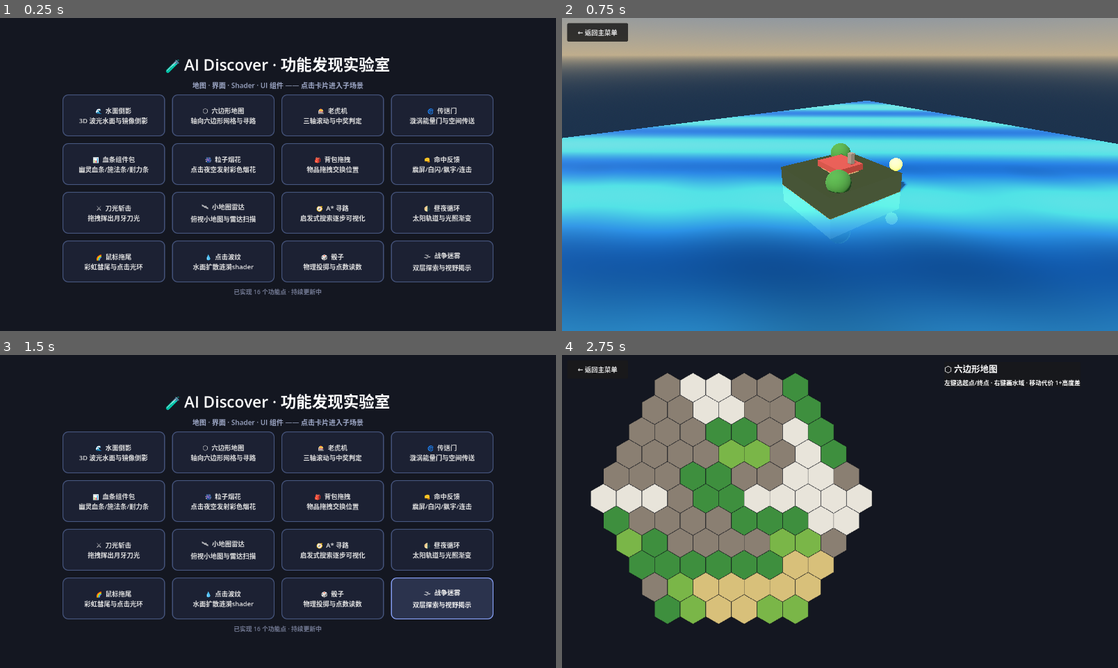
Above: before the commit, frames 1-4 (two rows, left to right).
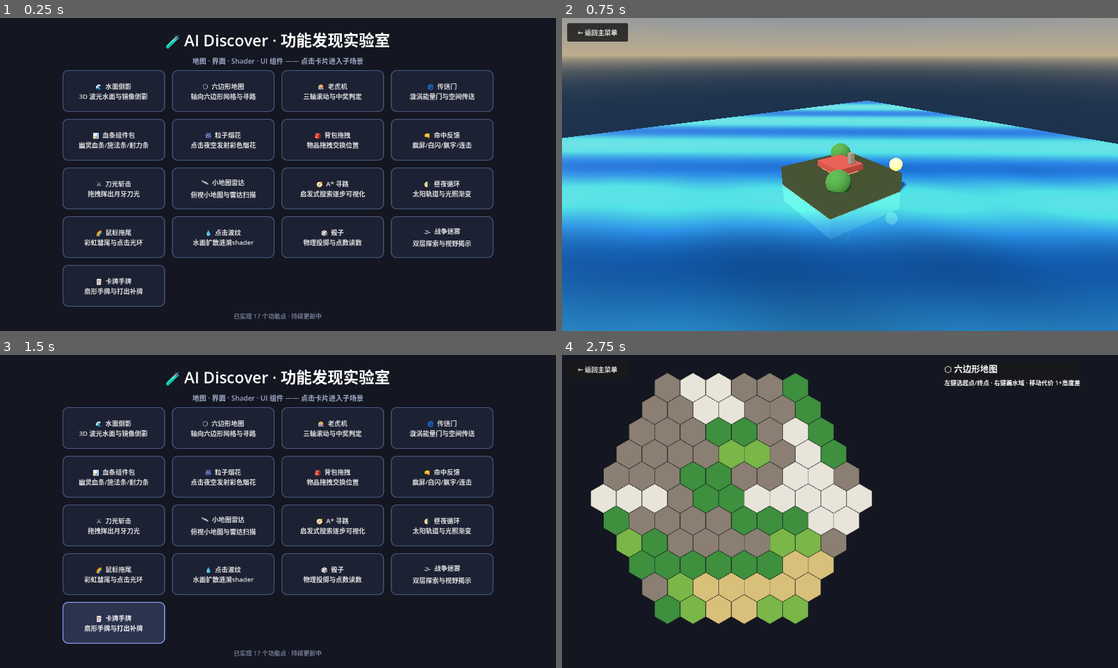
Above: after the commit, the same moments.

Repository: richardkiwilee/pyFramework
Game: Godot game, scene res://scenes/menu.tscn
The game is run twice, just before and just after one commit, with the same random seed, the same clock (stepped at 60 frames per second) and the same inputs.
Inputs:
- Up to frame 1 (0.25 s): no input
- Up to frame 2 (0.75 s): click "🌊 水面倒影 3D 波光水面与镜像倒影" at 0.5 s
- Up to frame 3 (1.5 s): click "← 返回主菜单" at 1.25 s
- Up to frame 4 (2.75 s): click "⬡ 六边形地图 轴向六边形网格与寻路" at 2 s

The runs differ from the first frame. In frame 1, 14% of the frame differs, in the area x 11-89%, y 4-97%; in frame 2, nothing differs; in frame 3, 18%; in frame 4, nothing differs.

Commit message:
ai-discover: 功能17 卡牌手牌——扇形排布/悬停抬升/打出补牌
Co-Authored-By: Claude <noreply@anthropic.com>

Diff:
--- /dev/null
+++ b/ai-discover/features/card_hand/card_hand.gd
@@ -0,0 +1,220 @@
+extends Control
+## =============================================================================
+## 卡牌手牌 —— 卡牌游戏核心 UI：扇形手牌 + 悬停抬升 + 打出补牌
+## =============================================================================
+## · 手牌扇形排布（弧线 + 微旋转），悬停的卡抬升放大并置于最前；
+## · 点击打出：卡飞向战场区变成小卡，同时从牌库补一张新手牌
+##   （新卡从右上角牌库滑进手牌，有入手指向动画）；
+## · 牌库/弃牌计数 + 【重置】按钮。
+## 卡面全部程序化生成（无美术资源）：费用圆徽 + 卡名 + 表情 + 描述。
+## =============================================================================
+
+const CARD_W := 128.0
+const CARD_H := 176.0
+const HAND_CENTER_X := 640.0
+const HAND_Y := 600.0
+const FAN_SPREAD := 102.0
+const MAX_HAND := 7
+
+const CARD_POOL: Array[Dictionary] = [
+	{"name": "火球术", "cost": 3, "emoji": "🔥", "color": Color(0.85, 0.30, 0.20), "desc": "造成 6 点伤害"},
+	{"name": "寒冰箭", "cost": 2, "emoji": "❄️", "color": Color(0.25, 0.55, 0.95), "desc": "冻结一个敌人"},
+	{"name": "治疗术", "cost": 2, "emoji": "💚", "color": Color(0.30, 0.75, 0.40), "desc": "回复 5 点生命"},
+	{"name": "召唤狼", "cost": 4, "emoji": "🐺", "color": Color(0.60, 0.45, 0.25), "desc": "召唤 2/2 狼"},
+	{"name": "闪电链", "cost": 3, "emoji": "⚡", "color": Color(0.70, 0.60, 0.15), "desc": "弹跳 3 个目标"},
+	{"name": "奥术智慧", "cost": 3, "emoji": "🔮", "color": Color(0.55, 0.35, 0.85), "desc": "抽 2 张牌"},
+	{"name": "神圣护盾", "cost": 1, "emoji": "🛡️", "color": Color(0.80, 0.75, 0.55), "desc": "抵挡下次攻击"},
+	{"name": "疾风步", "cost": 1, "emoji": "💨", "color": Color(0.45, 0.70, 0.80), "desc": "本回合+2 速度"},
+]
+
+var _hand: Array = []          # {card: Control, data: Dictionary}
+var _played: Array = []        # 战场上的小卡
+var _deck := 15
+var _hovered := -1
+
+@onready var deck_label: Label = $CanvasLayer/TopBar/DeckLabel
+@onready var play_label: Label = $CanvasLayer/TopBar/PlayLabel
+
+
+func _ready() -> void:
+	$CanvasLayer/TopBar/ResetBtn.pressed.connect(_reset)
+	# 起手 5 张
+	for i in 5:
+		_draw_card(true)
+
+
+## 造一张卡（程序化卡面）
+func _make_card(data: Dictionary) -> Control:
+	var card := Control.new()
+	card.custom_minimum_size = Vector2(CARD_W, CARD_H)
+	card.mouse_filter = Control.MOUSE_FILTER_PASS
+
+	var bg := ColorRect.new()
+	bg.size = Vector2(CARD_W, CARD_H)
+	bg.color = Color(0.09, 0.10, 0.15)
+	bg.mouse_filter = Control.MOUSE_FILTER_IGNORE
+	card.add_child(bg)
+
+	# 彩色边框（类型色）
+	var border := ColorRect.new()
+	border.size = Vector2(CARD_W, CARD_H)
+	border.color = data["color"]
+	border.color.a = 0.35
+	border.mouse_filter = Control.MOUSE_FILTER_IGNORE
+	card.add_child(border)
+
+	var box := VBoxContainer.new()
+	box.position = Vector2(10, 10)
+	box.size = Vector2(CARD_W - 20, CARD_H - 20)
+	box.add_theme_constant_override("separation", 6)
+	card.add_child(box)
+
+	# 费用圆徽
+	var cost := Label.new()
+	cost.text = str(data["cost"])
+	cost.add_theme_font_size_override("font_size", 20)
+	cost.add_theme_color_override("font_color", Color(0.15, 0.15, 0.2))
+	var cost_sb := StyleBoxFlat.new()
+	cost_sb.bg_color = Color(0.95, 0.9, 0.7)
+	cost_sb.set_corner_radius_all(14)
+	cost.add_theme_stylebox_override("normal", cost_sb)
+	cost.custom_minimum_size = Vector2(30, 30)
+	box.add_child(cost)
+
+	# 表情主图
+	var art := Label.new()
+	art.text = data["emoji"]
+	art.add_theme_font_size_override("font_size", 44)
+	art.horizontal_alignment = HORIZONTAL_ALIGNMENT_CENTER
+	box.add_child(art)
+
+	# 卡名
+	var name_label := Label.new()
+	name_label.text = data["name"]
+	name_label.add_theme_font_size_override("font_size", 15)
+	name_label.horizontal_alignment = HORIZONTAL_ALIGNMENT_CENTER
+	box.add_child(name_label)
+
+	# 描述
+	var desc := Label.new()
+	desc.text = data["desc"]
+	desc.add_theme_font_size_override("font_size", 11)
+	desc.horizontal_alignment = HORIZONTAL_ALIGNMENT_CENTER
+	desc.autowrap_mode = TextServer.AUTOWRAP_WORD_SMART
+	box.add_child(desc)
+
+	# 交互
+	card.mouse_entered.connect(_on_card_enter.bind(card))
+	card.mouse_exited.connect(_on_card_exit.bind(card))
+	card.gui_input.connect(_on_card_input.bind(card))
+	add_child(card)
+	return card
+
+
+## 抽一张牌加入手牌（instant = 直接落位，否则从牌库滑入）
+func _draw_card(instant: bool) -> void:
+	if _deck <= 0 or _hand.size() >= MAX_HAND:
+		return
+	_deck -= 1
+	var data: Dictionary = CARD_POOL[randi() % CARD_POOL.size()]
+	var card := _make_card(data)
+	card.pivot_offset = Vector2(CARD_W / 2.0, CARD_H)
+	card.position = Vector2(1150, 40)
+	card.scale = Vector2(0.4, 0.4)
+	card.rotation = -0.5
+	_hand.append({"card": card, "data": data})
+	if instant:
+		_arrange_hand(true)
+	else:
+		_arrange_hand(false)
+	_update_labels()
+
+
+## 悬停 / 移出
+func _on_card_enter(card: Control) -> void:
+	_hovered = _index_of(card)
+	_arrange_hand(false)
+
+
+func _on_card_exit(_card: Control) -> void:
+	_hovered = -1
+	_arrange_hand(false)
+
+
+func _on_card_input(event: InputEvent, card: Control) -> void:
+	if event is InputEventMouseButton and event.pressed and event.button_index == MOUSE_BUTTON_LEFT:
+		_play_card(_index_of(card))
+
+
+func _index_of(card: Control) -> int:
+	for i in _hand.size():
+		if _hand[i]["card"] == card:
+			return i
+	return -1
+
+
+## 扇形排布（instant = 瞬间到位，否则补间动画）
+func _arrange_hand(instant: bool) -> void:
+	var n := _hand.size()
+	for i in n:
+		var entry: Dictionary = _hand[i]
+		var card: Control = entry["card"]
+		var t := float(i) / float(maxi(1, n - 1)) - 0.5      # -0.5..0.5
+		var target := Vector2(HAND_CENTER_X + t * FAN_SPREAD * (n - 1), HAND_Y + absf(t) * 150.0)
+		var rot := t * 0.22
+		if i == _hovered:
+			target.y -= 70.0
+			rot = 0.0
+		card.z_index = 10 + (100 if i == _hovered else i)
+		if instant:
+			card.position = target
+			card.rotation = rot
+			card.scale = Vector2.ONE * (1.18 if i == _hovered else 1.0)
+		else:
+			var tw := card.create_tween().set_parallel(true)
+			tw.tween_property(card, "position", target, 0.22).set_trans(Tween.TRANS_QUAD).set_ease(Tween.EASE_OUT)
+			tw.tween_property(card, "rotation", rot, 0.22)
+			tw.tween_property(card, "scale", Vector2.ONE * (1.18 if i == _hovered else 1.0), 0.22)
+
+
+## 打出：飞到战场 → 变迷你卡 → 补牌
+func _play_card(idx: int) -> void:
+	if idx < 0:
+		return
+	var entry: Dictionary = _hand[idx]
+	_hand.remove_at(idx)
+	var card: Control = entry["card"]
+	card.z_index = 500
+	card.mouse_filter = Control.MOUSE_FILTER_IGNORE
+
+	var played_pos := Vector2(340 + _played.size() % 5 * 150, 200 + (_played.size() / 5) * 170)
+	var tw := card.create_tween().set_parallel(true)
+	tw.tween_property(card, "position", played_pos, 0.35).set_trans(Tween.TRANS_QUAD).set_ease(Tween.EASE_IN_OUT)
+	tw.tween_property(card, "rotation", 0.0, 0.35)
+	tw.tween_property(card, "scale", Vector2(0.72, 0.72), 0.35)
+	tw.chain().tween_callback(func() -> void:
+		_played.append(card)
+		_update_labels())
+
+	_hovered = -1
+	_arrange_hand(false)
+	_draw_card(false)   # 补一张新手牌
+
+
+func _reset() -> void:
+	for e in _hand:
+		e["card"].queue_free()
+	for c in _played:
+		c.queue_free()
+	_hand.clear()
+	_played.clear()
+	_deck = 15
+	_hovered = -1
+	for i in 5:
+		_draw_card(true)
+	_update_labels()
+
+
+func _update_labels() -> void:
+	deck_label.text = "🂠 牌库：%d" % _deck
+	play_label.text = "🃏 已打出：%d" % _played.size()
--- /dev/null
+++ b/ai-discover/features/card_hand/card_hand.tscn
@@ -0,0 +1,76 @@
+[gd_scene load_steps=4 format=3]
+
+[ext_resource type="Script" path="res://features/card_hand/card_hand.gd" id="1_main"]
+[ext_resource type="PackedScene" path="res://scenes/back_button.tscn" id="2_back"]
+
+[sub_resource type="StyleBoxFlat" id="board_sb"]
+bg_color = Color(0.07, 0.09, 0.10, 0.85)
+border_color = Color(0.3, 0.34, 0.42, 0.6)
+border_width_left = 2
+border_width_top = 2
+border_width_right = 2
+border_width_bottom = 2
+corner_radius_top_left = 16
+corner_radius_top_right = 16
+corner_radius_bottom_right = 16
+corner_radius_bottom_left = 16
+
+[node name="CardHand" type="Control"]
+layout_mode = 3
+anchors_preset = 15
+anchor_right = 1.0
+anchor_bottom = 1.0
+grow_horizontal = 2
+grow_vertical = 2
+script = ExtResource("1_main")
+
+[node name="Board" type="PanelContainer" parent="."]
+layout_mode = 0
+offset_left = 140.0
+offset_top = 80.0
+offset_right = 1140.0
+offset_bottom = 520.0
+theme_override_styles/panel = SubResource("board_sb")
+
+[node name="BoardLabel" type="Label" parent="."]
+layout_mode = 0
+offset_left = 140.0
+offset_top = 92.0
+offset_right = 1140.0
+offset_bottom = 130.0
+theme_override_font_sizes/font_size = 22
+text = "⚔ 战场（点击手牌打出）"
+horizontal_alignment = 1
+
+[node name="CanvasLayer" type="CanvasLayer" parent="."]
+
+[node name="TopBar" type="HBoxContainer" parent="CanvasLayer"]
+offset_left = 16.0
+offset_top = 12.0
+offset_right = 1264.0
+offset_bottom = 48.0
+theme_override_constants/separation = 16
+
+[node name="DeckLabel" type="Label" parent="CanvasLayer/TopBar"]
+layout_mode = 2
+theme_override_font_sizes/font_size = 16
+text = "🂠 牌库：15"
+
+[node name="PlayLabel" type="Label" parent="CanvasLayer/TopBar"]
+layout_mode = 2
+theme_override_font_sizes/font_size = 16
+text = "🃏 已打出：0"
+
+[node name="ResetBtn" type="Button" parent="CanvasLayer/TopBar"]
+layout_mode = 2
+text = "🔄 重置"
+
+[node name="BackButton" parent="CanvasLayer" instance=ExtResource("2_back")]
+
+[node name="HintLabel" type="Label" parent="CanvasLayer"]
+offset_left = 16.0
+offset_top = 690.0
+offset_right = 1000.0
+offset_bottom = 716.0
+theme_override_font_sizes/font_size = 14
+text = "🃏 悬停抬牌 · 点击打出到战场（自动补牌）· 牌库抽空为止"
--- a/ai-discover/scripts/menu.gd
+++ b/ai-discover/scripts/menu.gd
@@ -26,6 +26,7 @@
 	{"icon": "💧", "name": "点击波纹", "desc": "水面扩散涟漪shader", "scene": "res://features/ripple/ripple.tscn"},
 	{"icon": "🎲", "name": "骰子", "desc": "物理投掷与点数读数", "scene": "res://features/dice/dice.tscn"},
 	{"icon": "🌫", "name": "战争迷雾", "desc": "双层探索与视野揭示", "scene": "res://features/fog_of_war/fog_of_war.tscn"},
+	{"icon": "🃏", "name": "卡牌手牌", "desc": "扇形手牌与打出补牌", "scene": "res://features/card_hand/card_hand.tscn"},
 ]
 
 @onready var grid: GridContainer = $CenterBox/VBox/Grid
